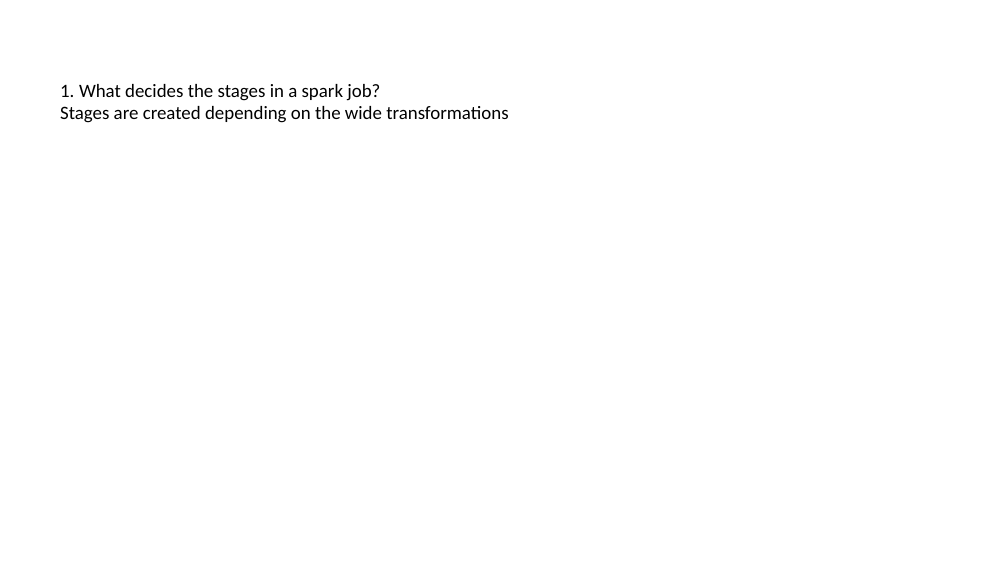
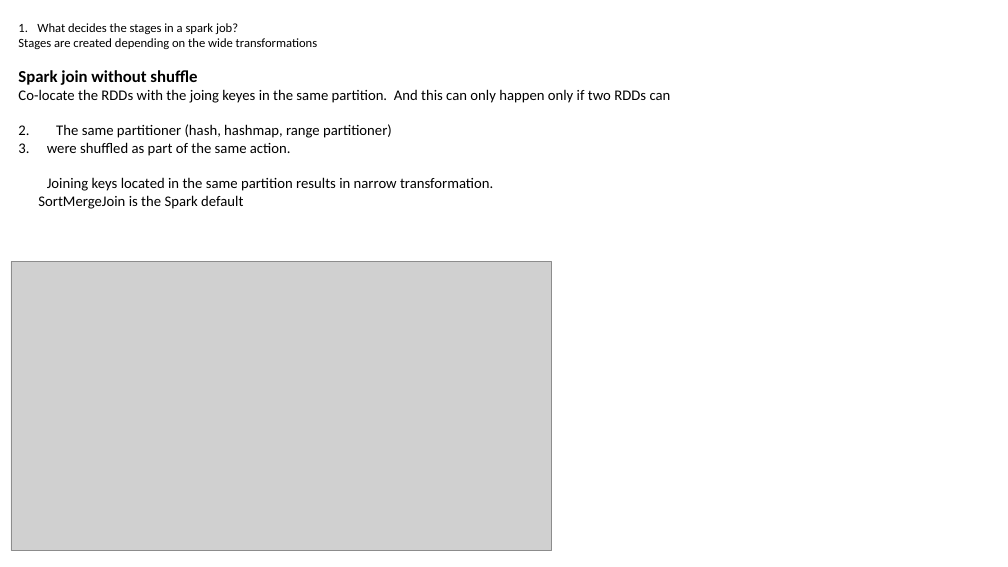
Before and after one commit to samRddhimat/onlinefiles, a slide deck: slide 11 of Spark Memory Tips.pptx (slide 9 before the commit). Drawn at 1008x567 pixels with LibreOffice and Linux fonts; fonts in the diff are those of the drawing; grey boxes stand for pictures. Boxes give left, top, right and bottom in pixels: in the first picture for what was removed or moved away, otherwise in the second. Text is boxed around its words. In the diff, an @@ line names an element or a change of style, - is before the commit and + after.

```diff
--- a/Spark Memory Tips.pptx
+++ b/Spark Memory Tips.pptx
@@ text "What decides the stages in ...": place and size @@
-text "What decides the stages in ..." at bbox=[60, 84, 508, 123]
+text "What decides the stages in ..." at bbox=[18, 23, 671, 209]
@@ text at bbox=[18, 23, 317, 49]: size 18 to 12 pt in "What decides the stages in a spark ...", "Stages are created depending on the wide ..." @@
@@ text at bbox=[18, 70, 671, 209]: paragraphs added @@
+Spark join without shuffle
+Co-locate the RDDs with the joing keyes in the same partition. And this can only happen only if two RDDs can
+1. The same partitioner (hash, hashmap, range partitioner)
+2. were shuffled as part of the same action.
+   Joining keys located in the same partition results in narrow transformation.
+SortMergeJoin is the Spark default
@@ picture added at bbox=[11, 262, 552, 551] @@
```
Also in this commit, not shown: 1 other slide changed, 3 slides added.
